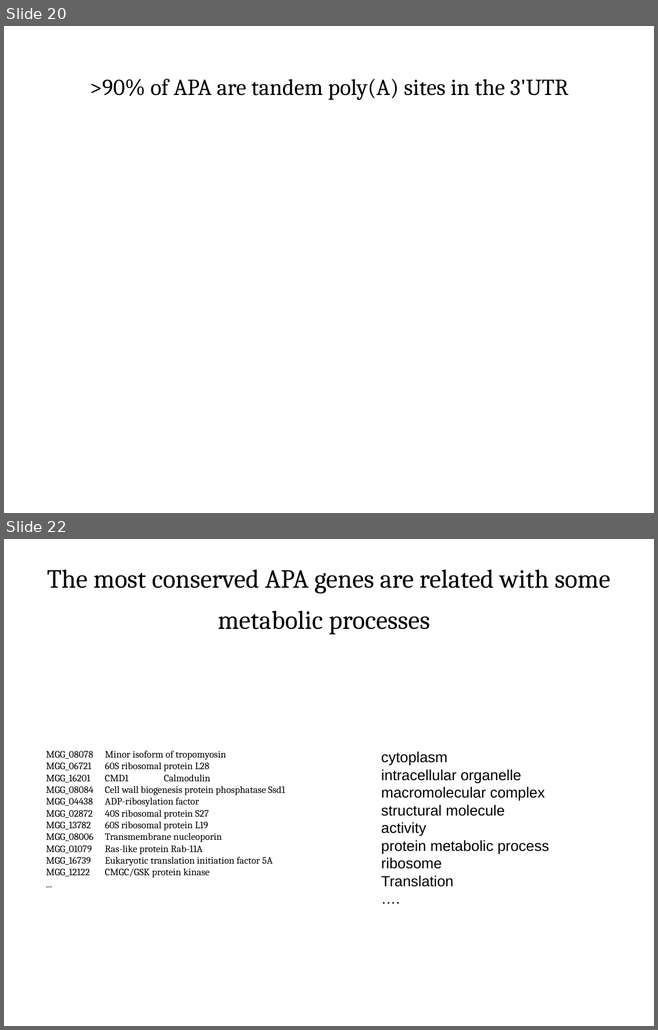
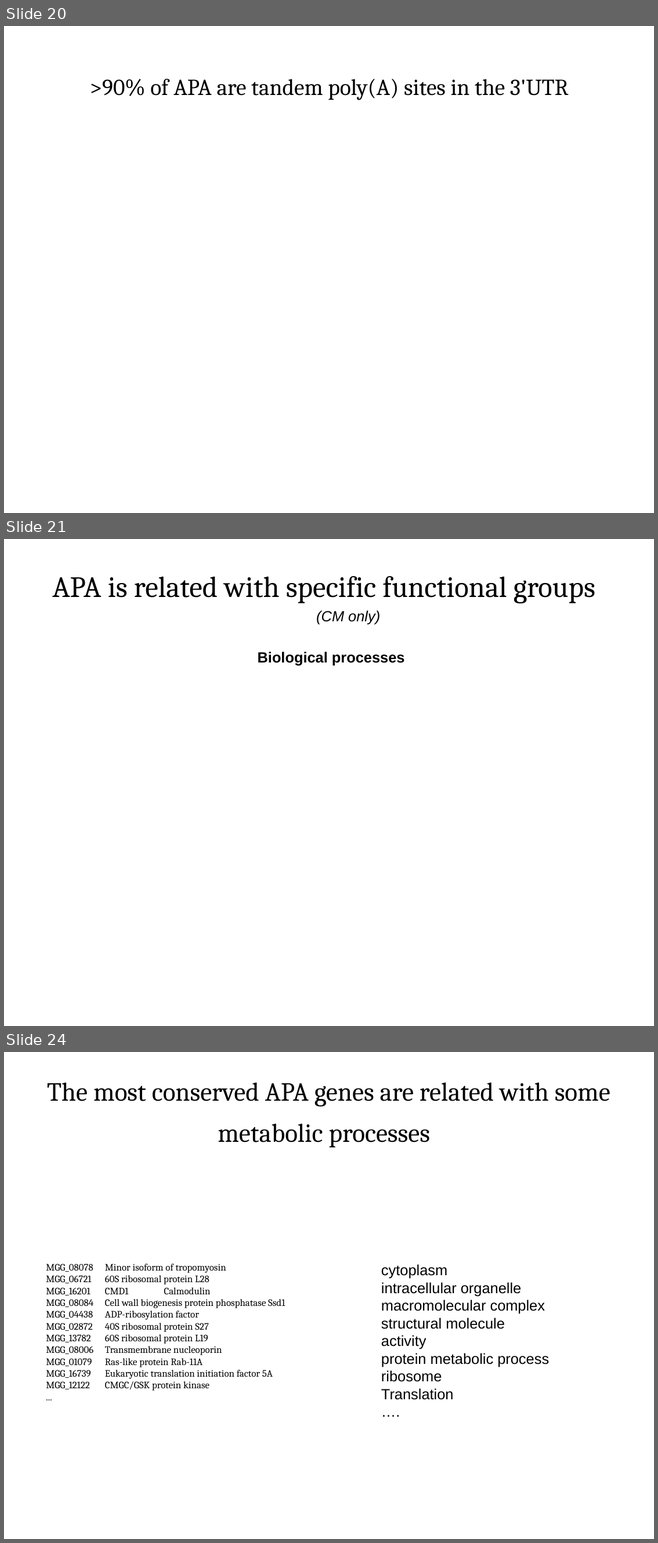
Before and after one commit to wilkinsonlab/m-oryzae-polya, a slide deck: doc/presentation_20141015.odp. Shown one above the other, each under a label of ours: slides 20 and 22 before the commit, slides 20, 21 and 24 after it; the slides between them are not shown. The pictures are 658x1030 and 658x1543 pixels, drawn with LibreOffice and Linux fonts; fonts in the diff are those of the drawing. Boxes give left, top, right and bottom in pixels: in the first picture for what was removed or moved away, otherwise in the second. Text is boxed around its words. In the diff, an @@ line names an element or a change of style, - is before the commit and + after.

```diff
--- a/doc/presentation_20141015.odp
+++ b/doc/presentation_20141015.odp
@@ slide 21 added at [4, 539, 654, 1026], background #FFFFFF @@
@@ title added at [52, 576, 595, 603], 36 pt, text #000000 @@
+APA is related with specific functional groups
@@ text added at [316, 610, 380, 624], 18 pt, text #000000, italic @@
+(CM only)
@@ text added at [257, 652, 405, 665], 18 pt, text #000000, bold @@
+Biological processes
@@ what was slide 22 is now slide 24 @@
```
Also in this commit, not shown: 8 slides changed, 5 other slides added, 3 slides removed.
